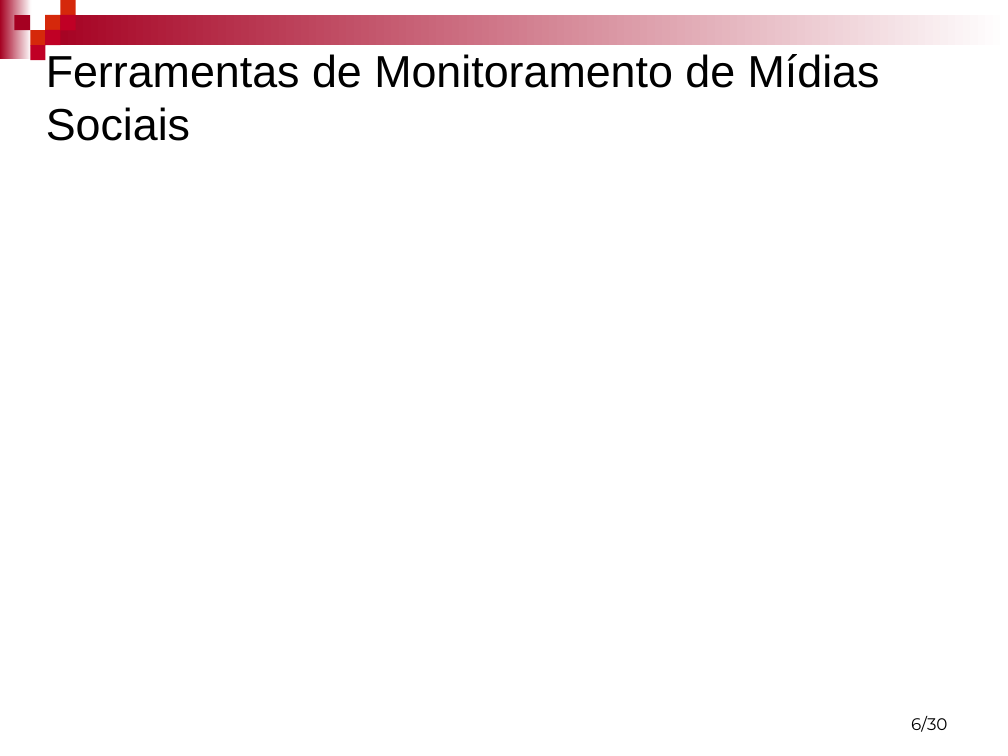
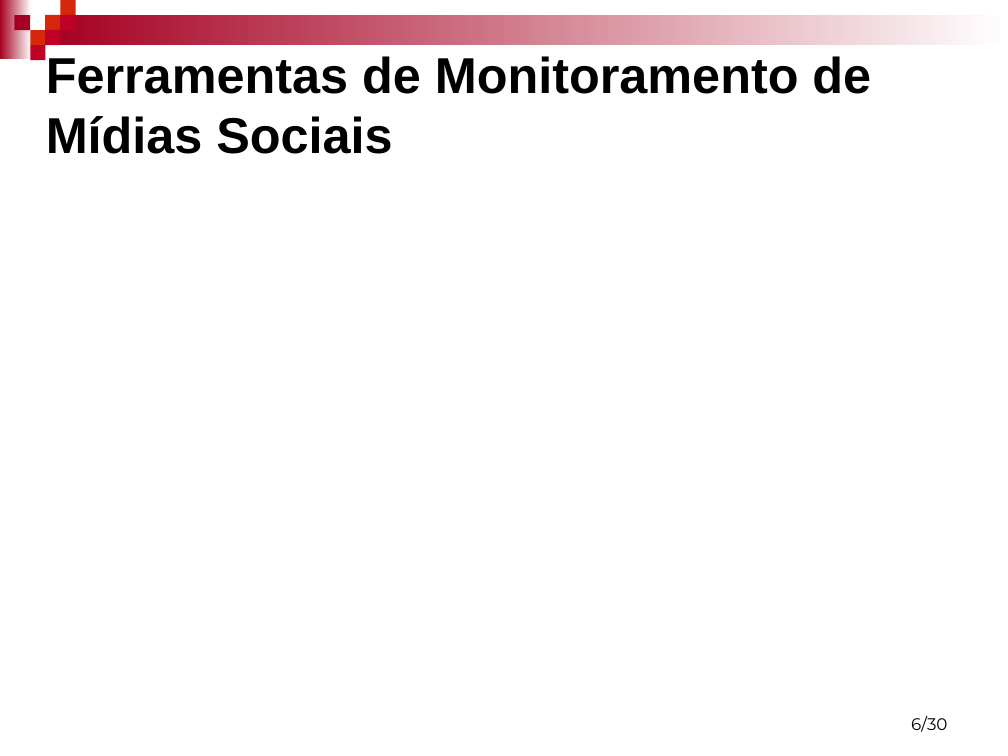
Before and after one commit to mfernado/my-project-socialmonitor, a slide deck: slide 6 of Artigo/Monitoramento de mídias Sociais - Marcos e Robson.ppt. Drawn at 1008x756 pixels with LibreOffice and Linux fonts; fonts in the diff are those of the drawing; background and template pictures are left out. Boxes give left, top, right and bottom in pixels: in the first picture for what was removed or moved away, otherwise in the second. Text is boxed around its words. In the diff, an @@ line names an element or a change of style, - is before the commit and + after.

```diff
--- a/Artigo/Monitoramento de mídias Sociais - Marcos e Robson.ppt
+++ b/Artigo/Monitoramento de mídias Sociais - Marcos e Robson.ppt
@@ title "Ferramentas de Monitoramento de Mídias ..." at (46, 56, 871, 154): size 32 to 36 pt, bold on @@
```
Also in this commit, not shown: 4 other slides changed, 12 slides added, 1 slide removed, 30 other files.
